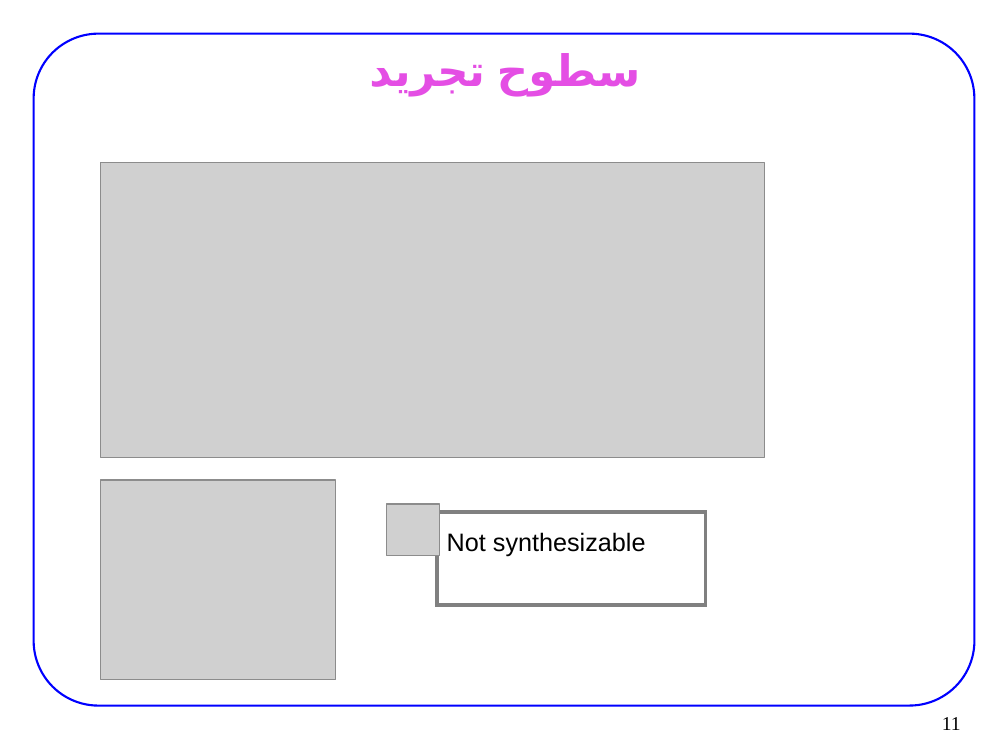
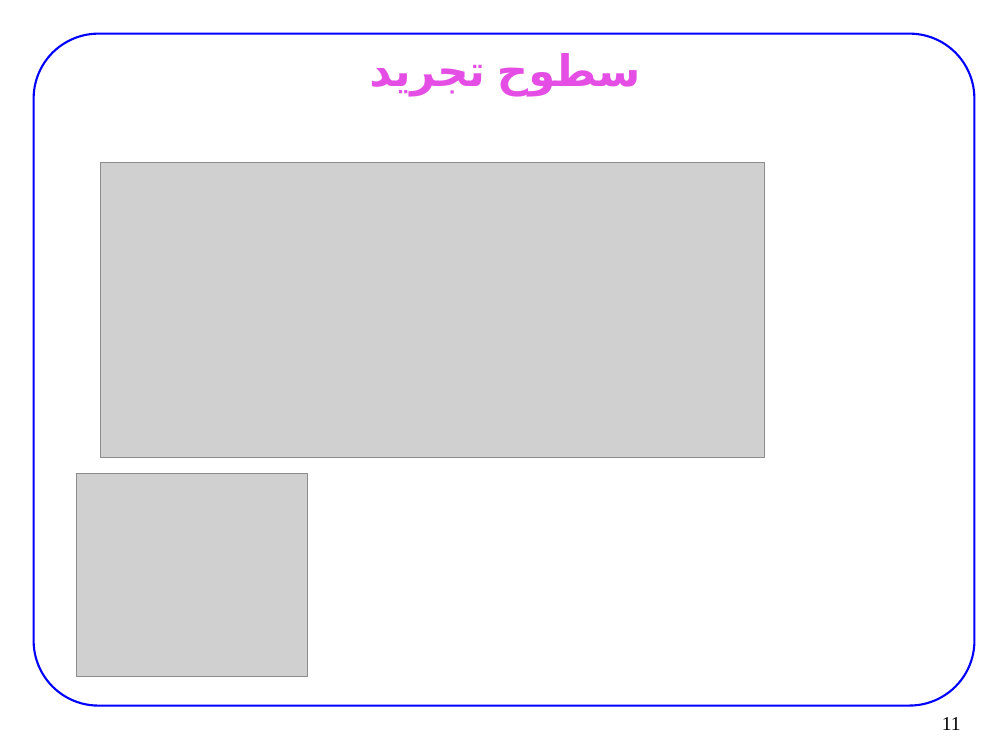
Before and after one commit to 9231058/FPGA-Homework, a slide deck: slide 11 of slides/design/D-01-HDL-.pptx. Drawn at 1008x756 pixels with LibreOffice and Linux fonts; fonts in the diff are those of the drawing; grey boxes stand for pictures. Boxes give left, top, right and bottom in pixels: in the first picture for what was removed or moved away, otherwise in the second. Text is boxed around its words. In the diff, an @@ line names an element or a change of style, - is before the commit and + after.

```diff
--- a/slides/design/D-01-HDL-.pptx
+++ b/slides/design/D-01-HDL-.pptx
@@ picture: place and size @@
-picture at [101, 480, 336, 679]
+picture at [77, 473, 308, 676]
@@ picture removed at [386, 504, 438, 555] @@
@@ rectangle removed at [436, 512, 706, 605] @@
-Not synthesizable
```
Also in this commit, not shown: 4 other slides changed, 20 slides added, 1 other file.
